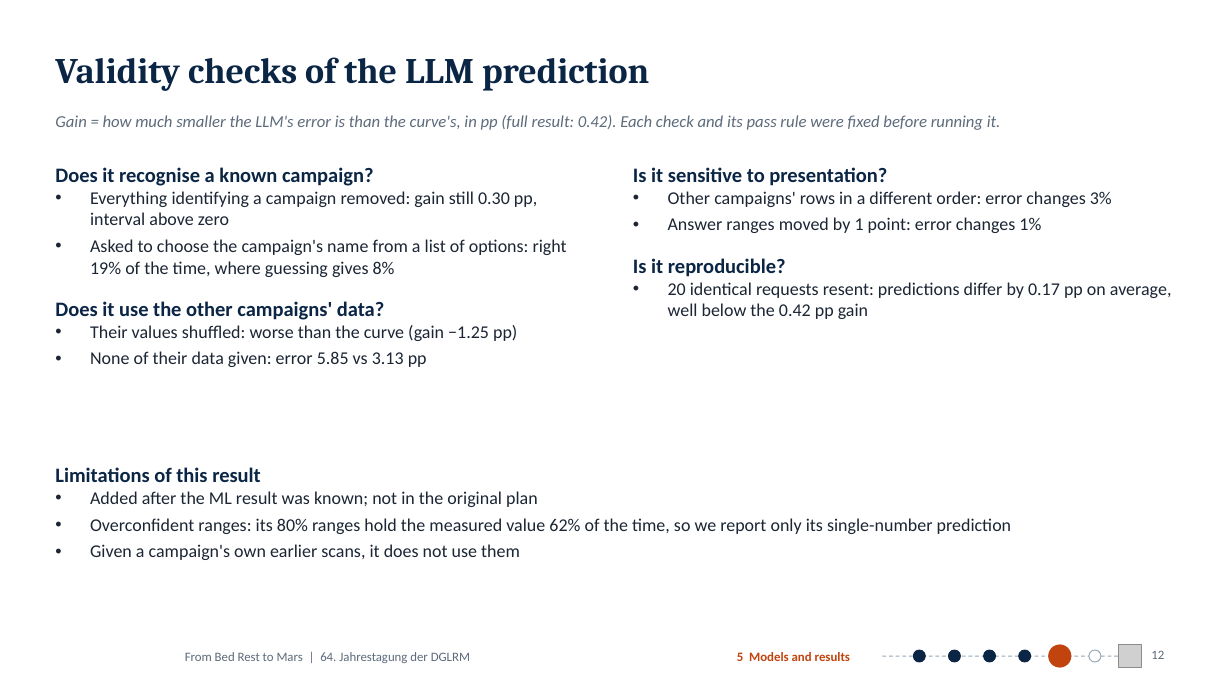
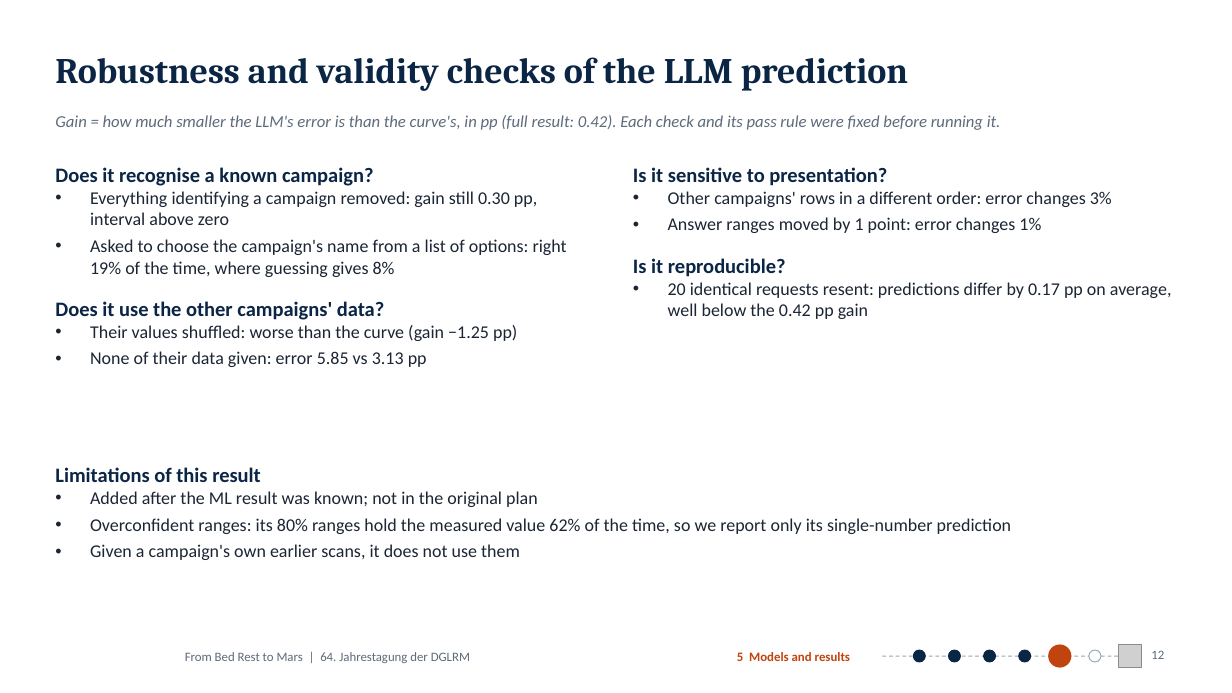
Before and after one commit to MiladBahariQaragoz/BedrestToMars, a slide deck: slide 12 of presentation/bed-rest-to-mars-talk.pptx. Drawn at 1232x693 pixels with LibreOffice and Linux fonts; fonts in the diff are those of the drawing; grey boxes stand for pictures; background and template pictures are left out. Boxes give left, top, right and bottom in pixels: in the first picture for what was removed or moved away, otherwise in the second. Text is boxed around its words. In the diff, an @@ line names an element or a change of style, - is before the commit and + after.

```diff
--- a/presentation/bed-rest-to-mars-talk.pptx
+++ b/presentation/bed-rest-to-mars-talk.pptx
@@ title at bbox=[55, 57, 908, 91]: text changed @@
-Validity checks of the LLM prediction
+Robustness and validity checks of the LLM prediction
```
Also in this commit, not shown: 8 other slides changed, 3 other files.
